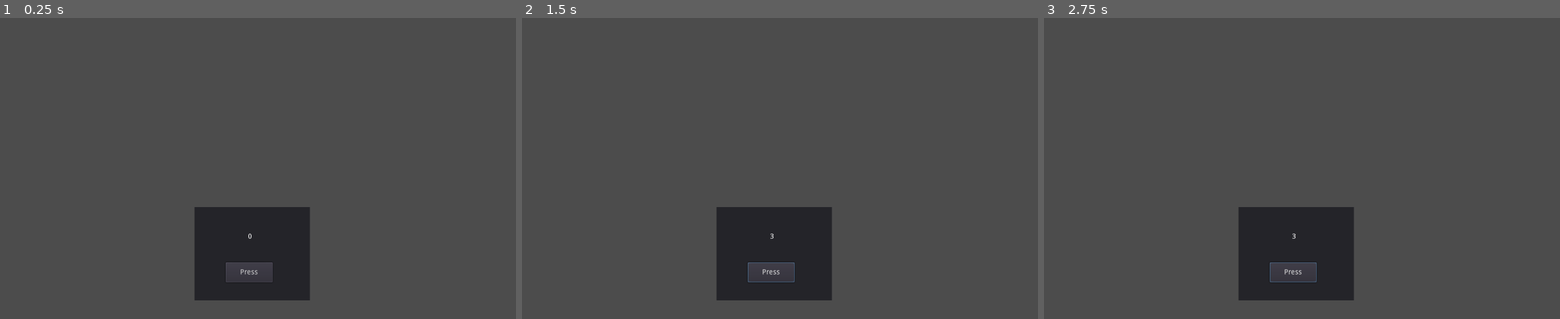
Above: before the commit, frames 1-3 (left to right).
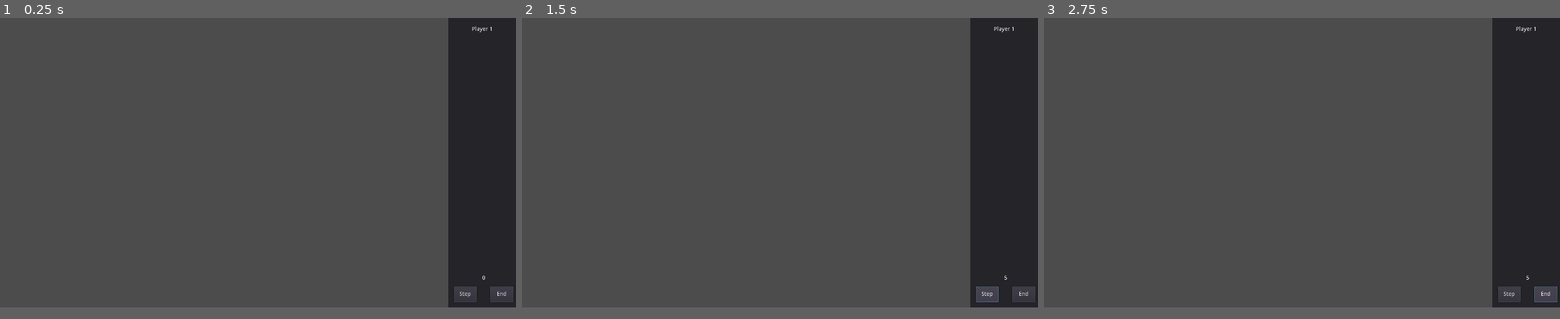
Above: after the commit, the same moments.

Repository: Aazmund/godot_praktic
Game: Godot game, scene res://Node2D.tscn
The game is run twice, just before and just after one commit, with the same random seed, the same clock (stepped at 60 frames per second) and the same inputs.
Inputs (mouse positions are in pixels of both pictures, inside the frame that each line leads up to):
- Up to frame 1 (0.25 s): no input
- Up to frame 2 (1.5 s): click (769, 270) at 0.5 s, where only the run before the commit has a clickable "Press"; click (986, 303) at 1.25 s, where only the run after the commit has a clickable "Step"
- Up to frame 3 (2.75 s): click (1544, 303) at 2 s, where only the run after the commit has a clickable "End"
The window is 800x468 before the commit and 800x450 after it. Grey fills any space a smaller window leaves; there, only what the larger window draws over its background counts as a difference.

The runs differ from the first frame. In frame 1, 19% of the frame differs, in the area x 37-100%, y 0-97%; in frame 2, 19%; in frame 3, 19%.

Commit message:
так красивше

Diff:
--- a/gonfalonier/Node2D.tscn
+++ b/gonfalonier/Node2D.tscn
@@ -5,25 +5,42 @@
 [node name="Node2D" type="Node2D"]
 
 [node name="Panel" type="Panel" parent="."]
-margin_left = 385.693
-margin_top = 376.523
-margin_right = 614.693
-margin_bottom = 562.523
+margin_left = 1112.0
+margin_top = -1.0
+margin_right = 1280.0
+margin_bottom = 720.0
 script = ExtResource( 1 )
 
-[node name="Label" type="Label" parent="Panel"]
-margin_left = 49.1835
-margin_top = 35.6745
-margin_right = 173.183
-margin_bottom = 81.6745
+[node name="шаг" type="Label" parent="Panel"]
+margin_left = 42.1318
+margin_top = 628.112
+margin_right = 134.132
+margin_bottom = 668.112
 text = "0"
 align = 1
 valign = 1
 
-[node name="Button" type="Button" parent="Panel"]
-margin_left = 62.1476
-margin_top = 110.25
-margin_right = 155.148
-margin_bottom = 150.25
-text = "Press"
-[connection signal="pressed" from="Panel/Button" to="Panel" method="_on_Button_pressed"]
+[node name="Step" type="Button" parent="Panel"]
+margin_left = 14.0
+margin_top = 669.0
+margin_right = 70.0
+margin_bottom = 708.0
+text = "Step"
+
+[node name="End" type="Button" parent="Panel"]
+margin_left = 103.605
+margin_top = 668.663
+margin_right = 161.605
+margin_bottom = 707.663
+text = "End"
+
+[node name="Player" type="Label" parent="Panel"]
+margin_left = 2.0
+margin_top = 16.0
+margin_right = 167.0
+margin_bottom = 43.0
+text = "Player 1"
+align = 1
+valign = 1
+[connection signal="pressed" from="Panel/Step" to="Panel" method="_on_Step_pressed"]
+[connection signal="pressed" from="Panel/End" to="Panel" method="_on_End_pressed"]
--- a/gonfalonier/Panel.gd
+++ b/gonfalonier/Panel.gd
@@ -3,7 +3,11 @@
 func _ready():
 	pass
 
-func _on_Button_pressed():
+func _on_Step_pressed():
 	var num = randi()%6+1
-	get_node("Label").set_text(str(num))
+	get_node("шаг").set_text(str(num))
 	pass
+
+
+func _on_End_pressed():
+	pass # Replace with function body.
--- a/gonfalonier/project.godot
+++ b/gonfalonier/project.godot
@@ -19,6 +19,11 @@
 run/main_scene="res://Node2D.tscn"
 config/icon="res://icon.png"
 
+[display]
+
+window/size/width=1280
+window/size/height=720
+
 [rendering]
 
 environment/default_environment="res://default_env.tres"
